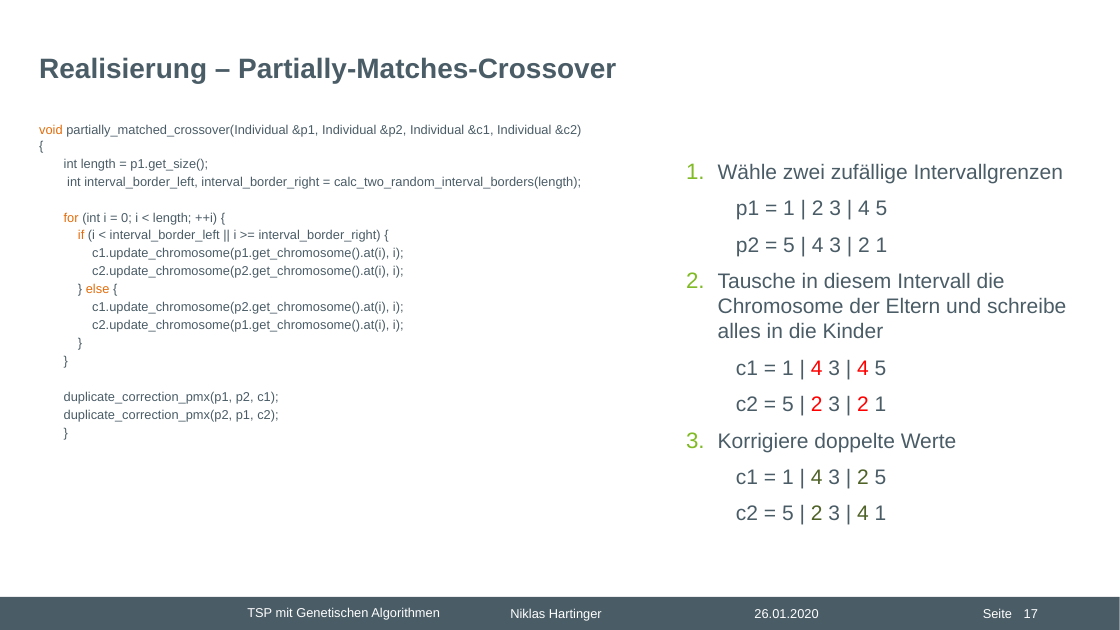
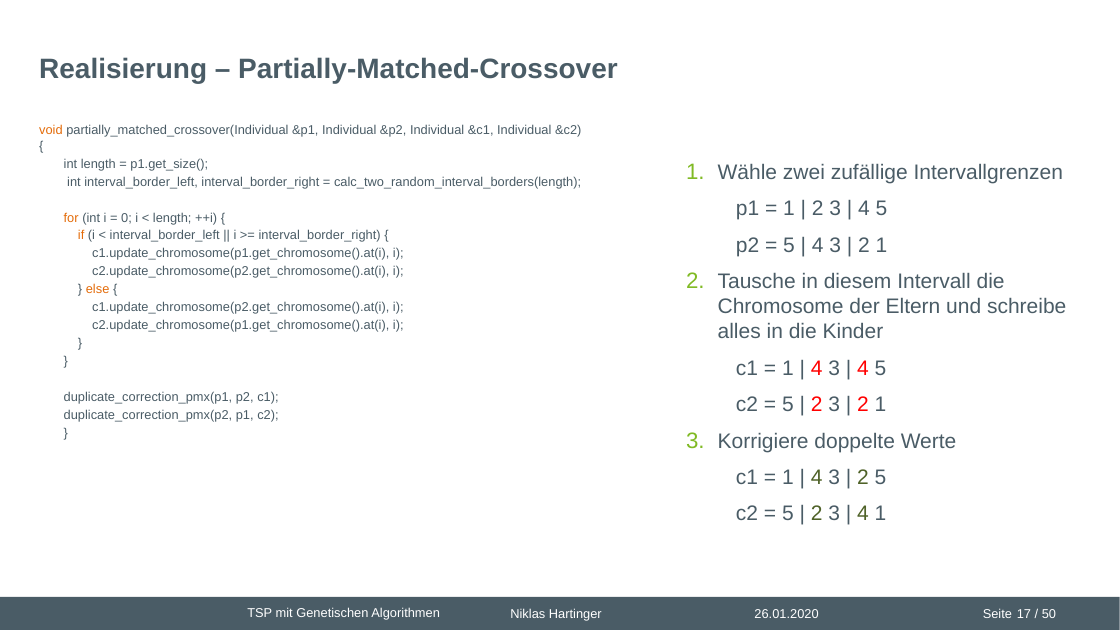
Before and after one commit to nhrt/Genetic-Algorithms, a slide deck: slide 17 of Projektvortrag/Präsentation Projektvortrag.pptx. Drawn at 1120x630 pixels with LibreOffice and Linux fonts; fonts in the diff are those of the drawing; background and template pictures are left out. Boxes give left, top, right and bottom in pixels: in the first picture for what was removed or moved away, otherwise in the second. Text is boxed around its words. In the diff, an @@ line names an element or a change of style, - is before the commit and + after.

```diff
--- a/Projektvortrag/Präsentation Projektvortrag.pptx
+++ b/Projektvortrag/Präsentation Projektvortrag.pptx
@@ title at (39,57,618,83): text changed @@
-Realisierung – Partially-Matches-Crossover
+Realisierung – Partially-Matched-Crossover
@@ page number at (1017,609,1056,618): text changed @@
-17
+17 / 50
```
Also in this commit, not shown: 33 other slides changed, 1 slide added, 1 other file.
